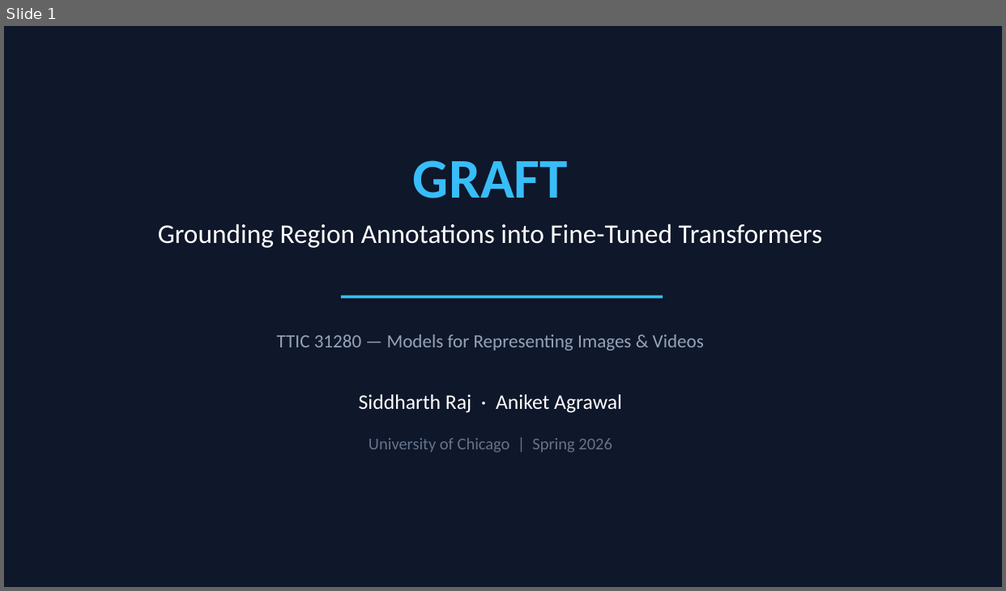
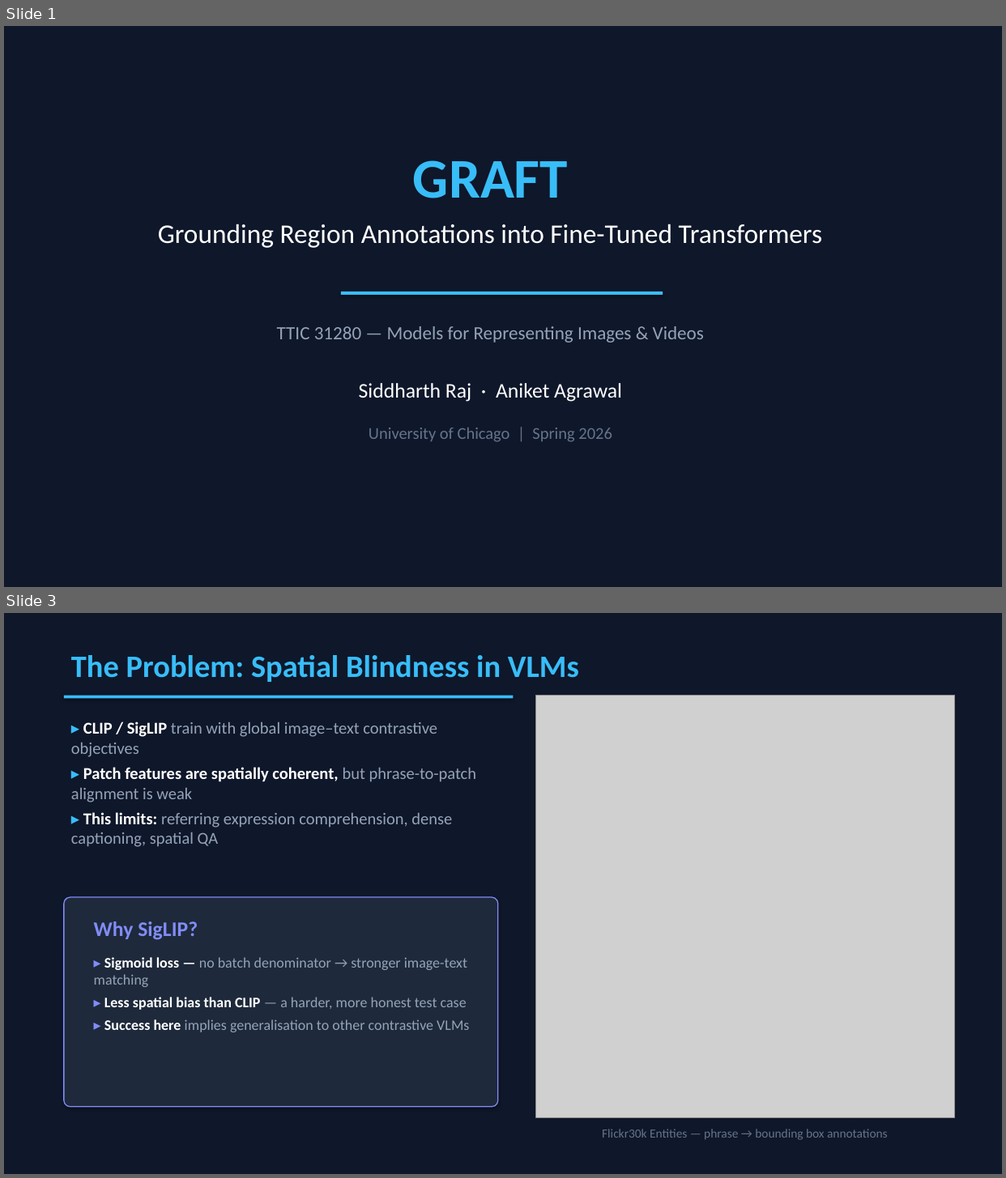
Before and after one commit to Ani0202/region-grounded, a slide deck: presentation/graft_presentation.pptx. Shown one above the other, each under a label of ours: slide 1 before the commit, slides 1 and 3 after it; the slides between them are not shown. The pictures are 1006x591 and 1006x1178 pixels, drawn with LibreOffice and Linux fonts; fonts in the diff are those of the drawing; grey boxes stand for pictures. Boxes give left, top, right and bottom in pixels: in the first picture for what was removed or moved away, otherwise in the second. Text is boxed around its words. In the diff, an @@ line names an element or a change of style, - is before the commit and + after.

```diff
--- a/presentation/graft_presentation.pptx
+++ b/presentation/graft_presentation.pptx
@@ slide 3 added at (4,613,1002,1174), background #0F172A @@
@@ text added at (71,655,579,682), 30 pt, text #38BDF8, bold @@
+The Problem: Spatial Blindness in VLMs
@@ rectangle added at (64,696,513,698), fill #38BDF8 @@
@@ picture added at (535,696,955,1118) @@
@@ text added at (71,722,477,847), 16 pt, text #94A3B8 @@
+▸ CLIP / SigLIP train with global image–text contrastive objectives
+▸ Patch features are spatially coherent, but phrase-to-patch alignment is weak
+▸ This limits: referring expression comprehension, dense captioning, spatial QA
@@ rounded rectangle added at (64,897,498,1107), fill #1E293B, outline #818CF8 1 pt @@
@@ text added at (94,922,198,940), 20 pt, text #818CF8, bold @@
+Why SigLIP?
@@ text added at (94,957,469,1033), 14 pt, text #94A3B8 @@
+▸ Sigmoid loss — no batch denominator → stronger image-text matching
+▸ Less spatial bias than CLIP — a harder, more honest test case
+▸ Success here implies generalisation to other contrastive VLMs
@@ text added at (602,1129,888,1140), 12 pt, text #64748B @@
+Flickr30k Entities — phrase → bounding box annotations
@@ slide 1 changed as well @@
@@ rectangle: place and size @@
-rectangle at (341,296,663,298)
+rectangle at (341,292,663,295)
@@ text "TTIC 31280 — Models for ...": place and size @@
-text "TTIC 31280 — Models for ..." at (277,335,704,351)
+text "TTIC 31280 — Models for ..." at (277,327,704,343)
@@ text "Siddharth Raj · Aniket Agrawal": place and size @@
-text "Siddharth Raj · Aniket Agrawal" at (359,395,622,413)
+text "Siddharth Raj · Aniket Agrawal" at (359,383,622,402)
@@ text "University of Chicago | Spring ...": place and size @@
-text "University of Chicago | Spring ..." at (368,438,612,453)
+text "University of Chicago | Spring ..." at (368,428,612,442)
```
Also in this commit, not shown: 9 other slides changed, 5 other slides added, 4 slides removed, 1 other file.
